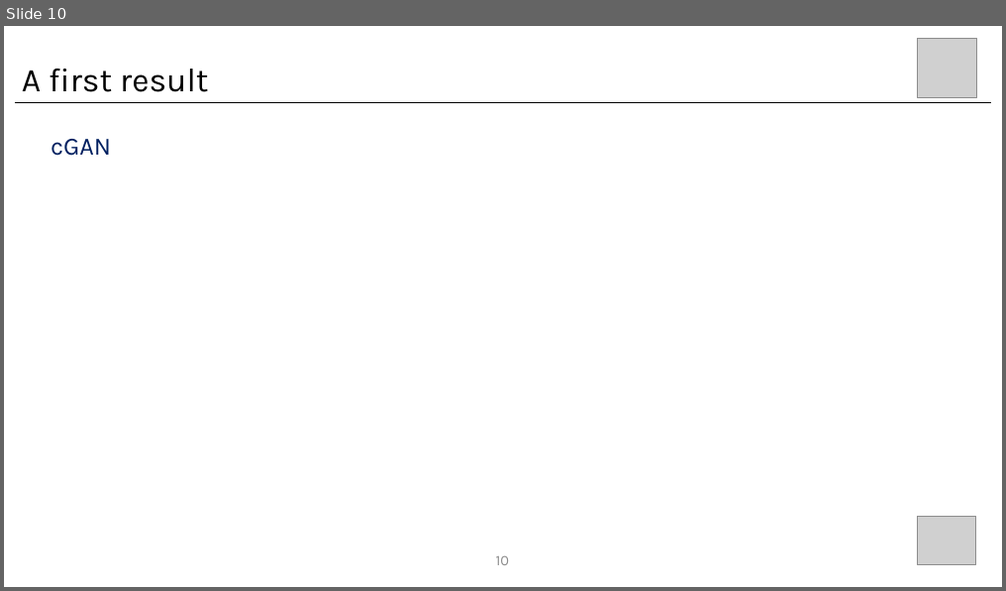
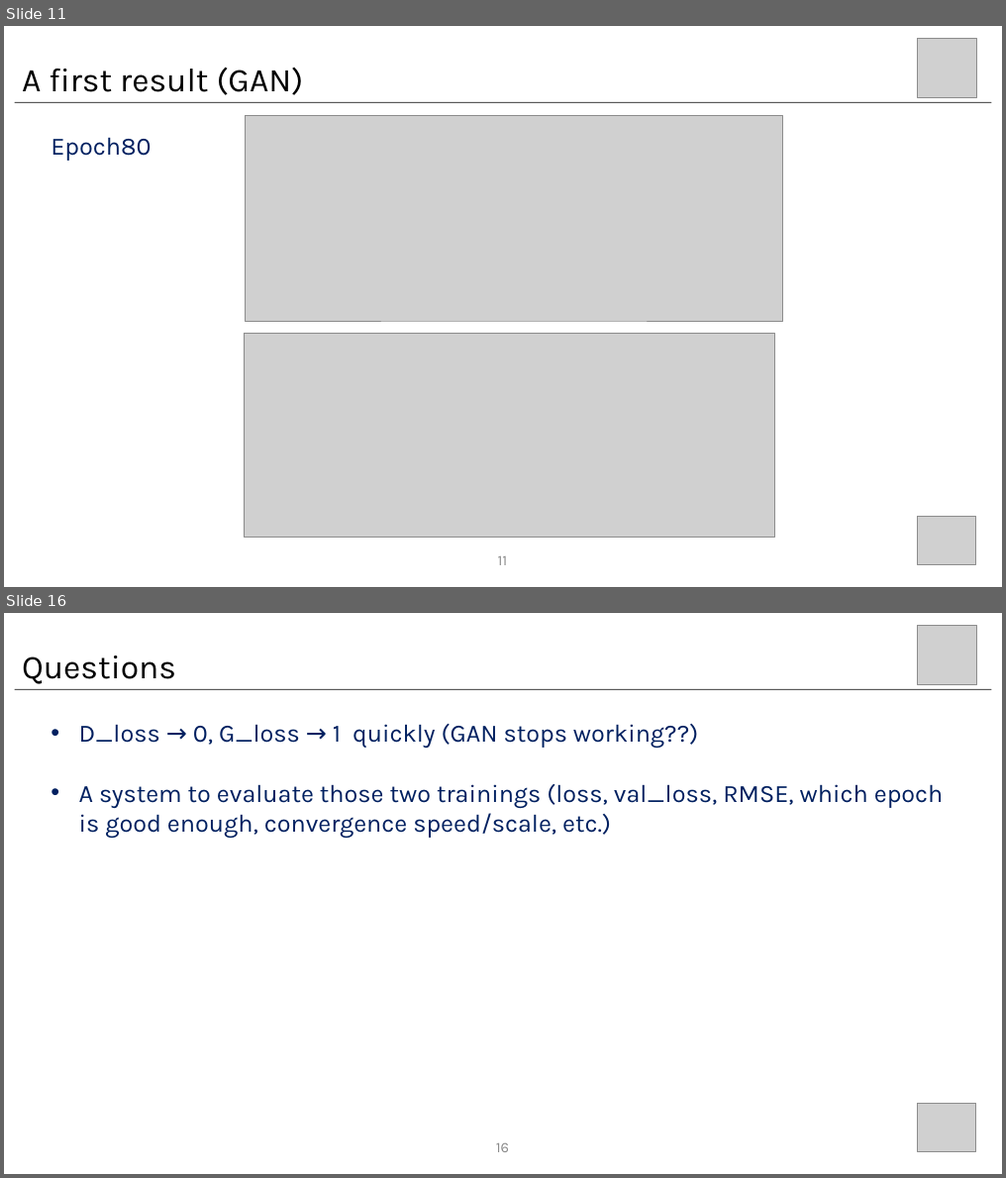
Before and after one commit to wangyi111/Building-Vectorization-3D, a slide deck: assets/reports/20201029_BuildNetwork.pptx. Shown one above the other, each under a label of ours: slide 10 before the commit, slides 11 and 16 after it; the slides between them are not shown. The pictures are 1006x591 and 1006x1178 pixels, drawn with LibreOffice and Linux fonts; fonts in the diff are those of the drawing; grey boxes stand for pictures. Boxes give left, top, right and bottom in pixels: in the first picture for what was removed or moved away, otherwise in the second. Text is boxed around its words. In the diff, an @@ line names an element or a change of style, - is before the commit and + after.

```diff
--- a/assets/reports/20201029_BuildNetwork.pptx
+++ b/assets/reports/20201029_BuildNetwork.pptx
@@ slide 16 added at (x1=4, y1=613, x2=1002, y2=1174), background #FFFFFF @@
@@ picture added at (x1=918, y1=625, x2=977, y2=685) @@
@@ text added at (x1=22, y1=656, x2=176, y2=684), 32 pt, text #000000 @@
+Questions
@@ line added from (15, 689) to (991, 689), #000000 0.75 pt @@
@@ text added at (x1=79, y1=724, x2=944, y2=838), 24 pt, text #002060 @@
+• D_loss → 0, G_loss → 1 quickly (GAN stops working??)
+• A system to evaluate those two trainings (loss, val_loss, RMSE, which epoch is good enough, convergence speed/scale, etc.)
@@ picture added at (x1=918, y1=1103, x2=976, y2=1152) @@
@@ page number added at (x1=496, y1=1144, x2=509, y2=1153), 14 pt, text #8B8B8B @@
+16
@@ what was slide 10 is now slide 11 @@
@@ slide 11 changed as well @@
@@ text at (x1=22, y1=67, x2=304, y2=95): text changed @@
-A first result
+A first result (GAN)
@@ line (15, 102) - (991, 102): stroke #000000 0.5 pt to #000000 0.75 pt @@
@@ text at (x1=51, y1=137, x2=151, y2=161): text changed @@
-cGAN
+Epoch80
@@ picture added at (x1=245, y1=116, x2=782, y2=321) @@
@@ picture added at (x1=244, y1=333, x2=775, y2=537) @@
@@ page number at (x1=498, y1=557, x2=508, y2=566): text changed; text colour #8C8C8C to #8B8B8B @@
-10
+11
```
Also in this commit, not shown: 11 other slides changed, 4 other slides added, 1 slide removed, 1 other file.
